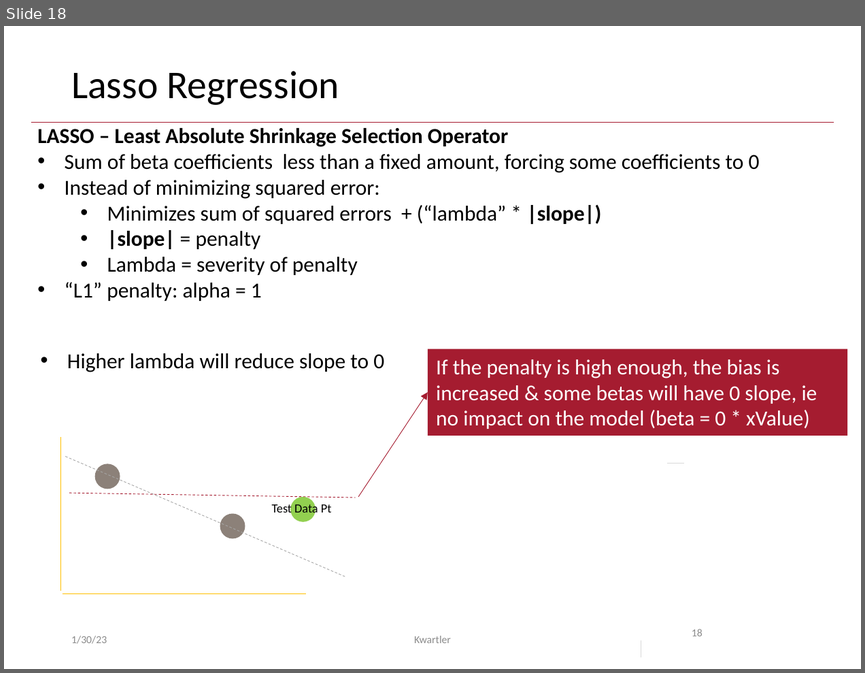
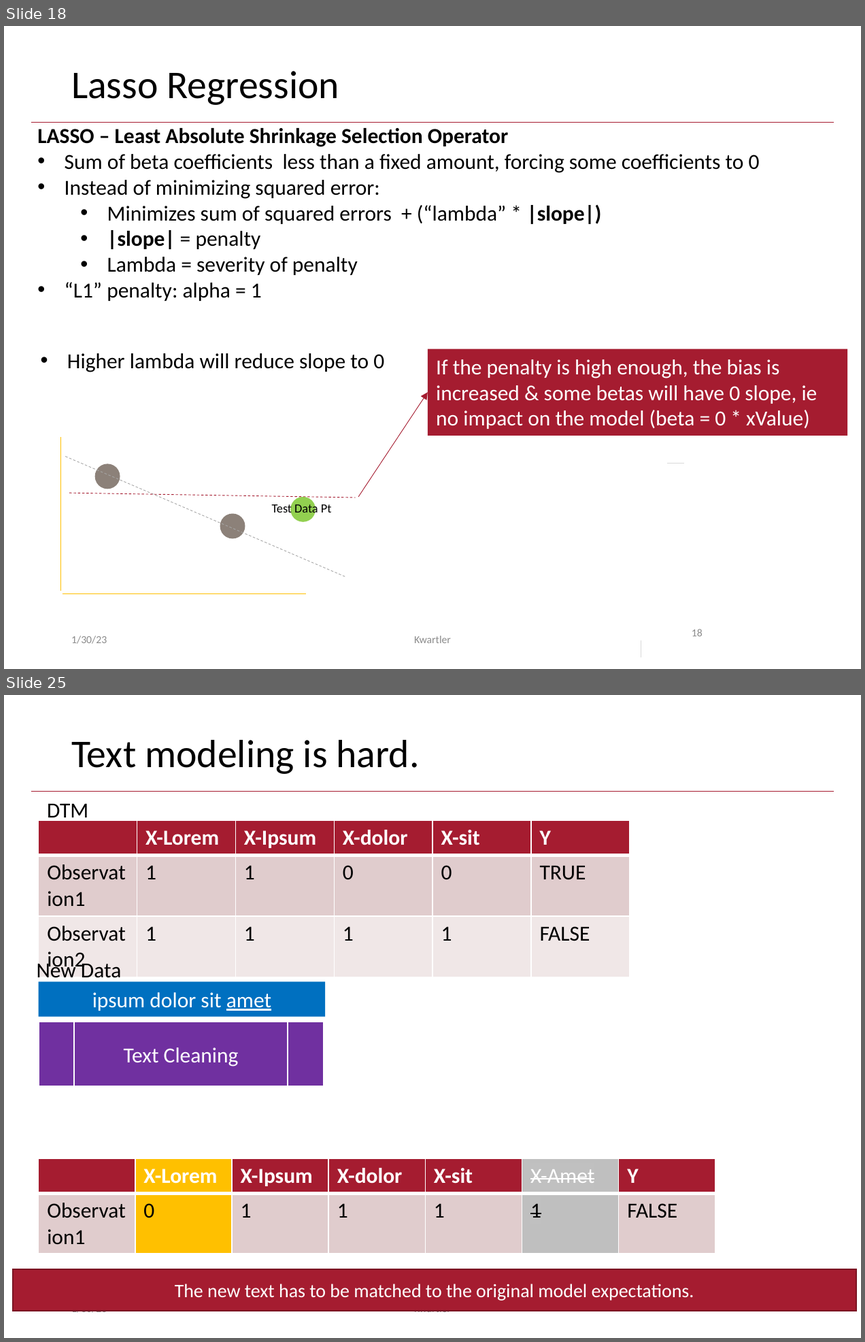
Before and after one commit to kwartler/Odum_Feb_23, a slide deck: lessons/Feb10/Class3C_document_classification.pptx. Shown one above the other, each under a label of ours: slide 18 before the commit, slides 18 and 25 after it; the slides between them are not shown. The pictures are 865x673 and 865x1342 pixels, drawn with LibreOffice and Linux fonts; fonts in the diff are those of the drawing. Boxes give left, top, right and bottom in pixels: in the first picture for what was removed or moved away, otherwise in the second. Text is boxed around its words. In the diff, an @@ line names an element or a change of style, - is before the commit and + after.

```diff
--- a/lessons/Feb10/Class3C_document_classification.pptx
+++ b/lessons/Feb10/Class3C_document_classification.pptx
@@ slide 25 added at <box>4,695,861,1338</box>, background #FFFFFF; not listed: 1 template element that a slide beside it also shows @@
@@ title added at <box>71,740,419,774</box>, 33 pt, text #000000 @@
+Text modeling is hard.
@@ text added at <box>47,803,88,823</box>, 18 pt, text #000000 @@
+DTM
@@ table added at <box>38,820,630,949</box>, 3 rows, 6 columns @@
+ | X-Lorem | X-Ipsum | X-dolor | X-sit | Y
+Observation1 | 1 | 1 | 0 | 0 | TRUE
+Observation2 | 1 | 1 | 1 | 1 | FALSE
@@ text added at <box>37,959,121,982</box>, 18 pt, text #000000 @@
+New Data
@@ rectangle added at <box>38,981,325,1016</box>, fill #0070C0, 18 pt, text #FFFFFF @@
+ipsum dolor sit amet
@@ flow chart predefined process added at <box>38,1021,324,1086</box>, fill #7030A0, outline #FFFFFF 1 pt, 18 pt, text #FFFFFF @@
+Text Cleaning
@@ table added at <box>38,1159,716,1241</box>, 2 rows, 7 columns @@
+ | X-Lorem | X-Ipsum | X-dolor | X-sit | X-Amet | Y
+Observation1 | 0 | 1 | 1 | 1 | 1 | FALSE
@@ rectangle added at <box>13,1269,855,1310</box>, fill #A51C30, outline #7A1524 1 pt, 16 pt, text #FFFFFF @@
+The new text has to be matched to the original model expectations.
@@ page number added at <box>691,1296,702,1297</box>, 9 pt, text #8C8C8C @@
+25
@@ text added at <box>71,1310,107,1314</box>, 9 pt, text #8C8C8C @@
+1/30/23
@@ text added at <box>414,1310,451,1314</box>, 9 pt, text #8C8C8C @@
+Kwartler
```
Also in this commit, not shown: 1 slide changed, 6 other slides added, 5 other files.
